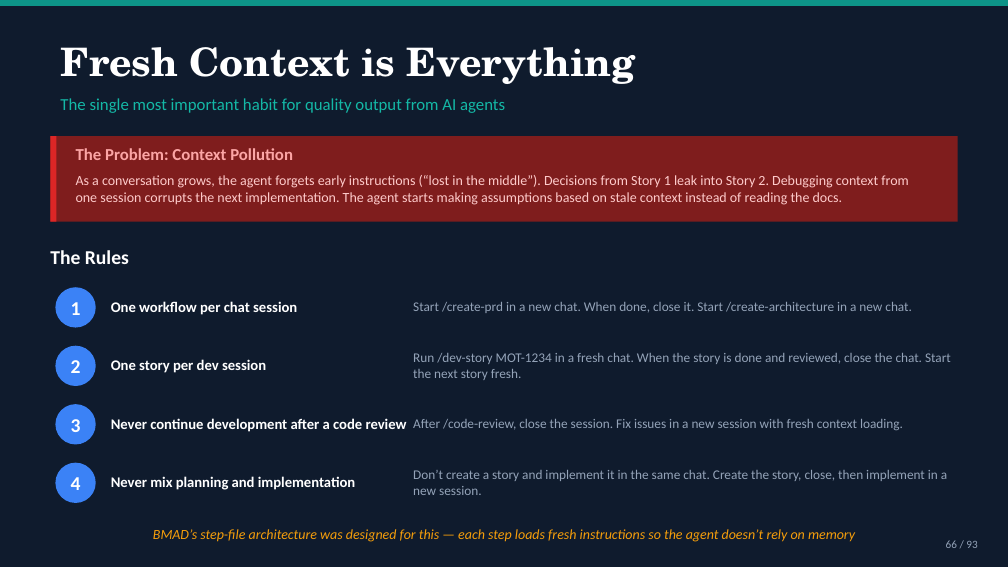
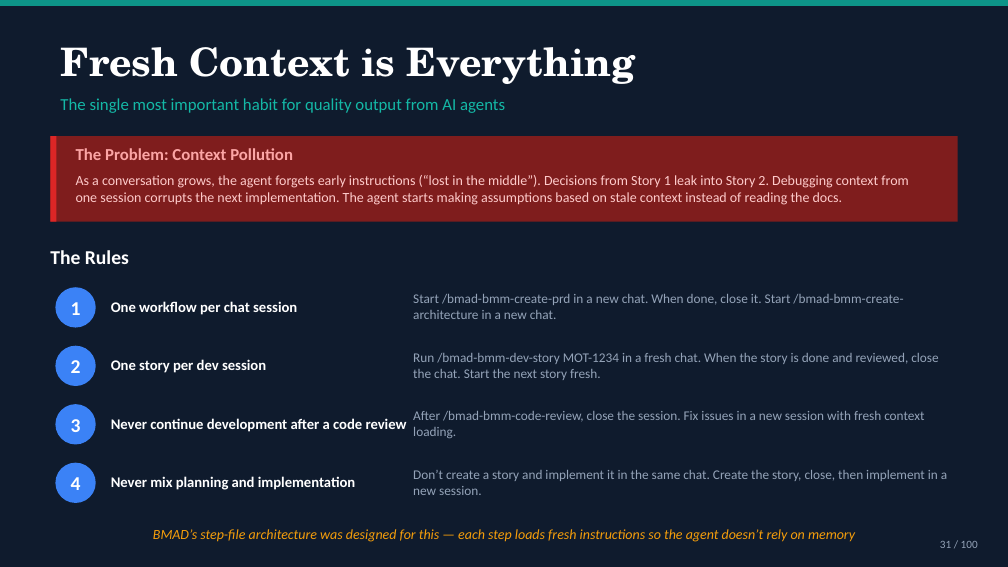
Before and after one commit to mayafit/AI_Agents, a slide deck: slide 31 of _bmad-output/methodology/BMAD_AI_Development_Training.pptx (slide 66 before the commit). Drawn at 1008x567 pixels with LibreOffice and Linux fonts; fonts in the diff are those of the drawing. Boxes give left, top, right and bottom in pixels: in the first picture for what was removed or moved away, otherwise in the second. Text is boxed around its words. In the diff, an @@ line names an element or a change of style, - is before the commit and + after.

```diff
--- a/_bmad-output/methodology/BMAD_AI_Development_Training.pptx
+++ b/_bmad-output/methodology/BMAD_AI_Development_Training.pptx
@@ text at bbox=[413, 294, 903, 319]: text changed @@
-Start /create-prd in a new chat. When done, close it. Start /create-architecture in a new chat.
+Start /bmad-bmm-create-prd in a new chat. When done, close it. Start /bmad-bmm-create-architecture in a new chat.
@@ text at bbox=[413, 353, 938, 380]: text changed @@
-Run /dev-story MOT-1234 in a fresh chat. When the story is done and reviewed, close the chat. Start the next story fresh.
+Run /bmad-bmm-dev-story MOT-1234 in a fresh chat. When the story is done and reviewed, close the chat. Start the next story fresh.
@@ text at bbox=[413, 411, 924, 438]: text changed @@
-After /code-review, close the session. Fix issues in a new session with fresh context loading.
+After /bmad-bmm-code-review, close the session. Fix issues in a new session with fresh context loading.
@@ text at bbox=[940, 541, 978, 548]: text changed @@
-66 / 93
+31 / 100
```
Also in this commit, not shown: 72 other slides changed, 25 slides added, 18 slides removed, 5 other files.
